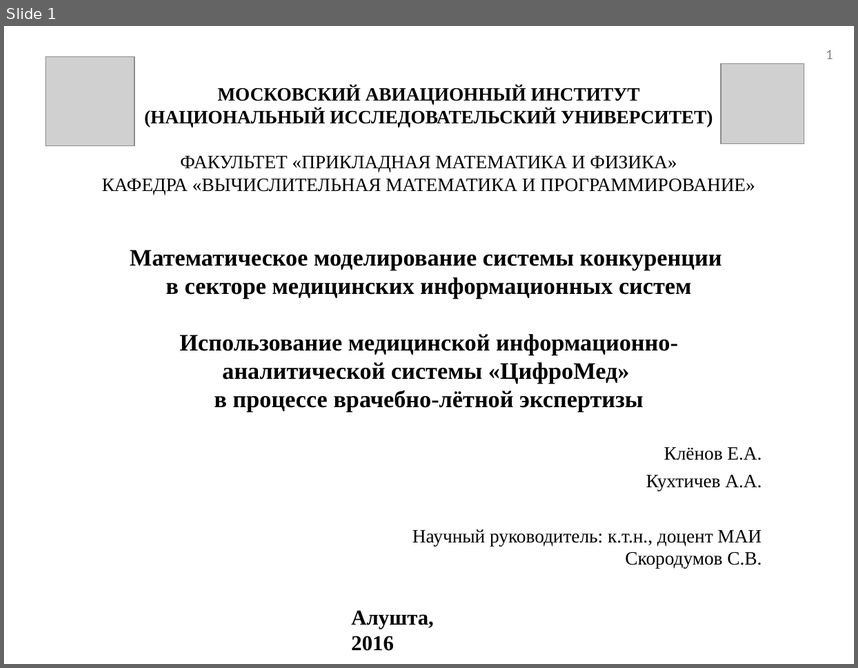
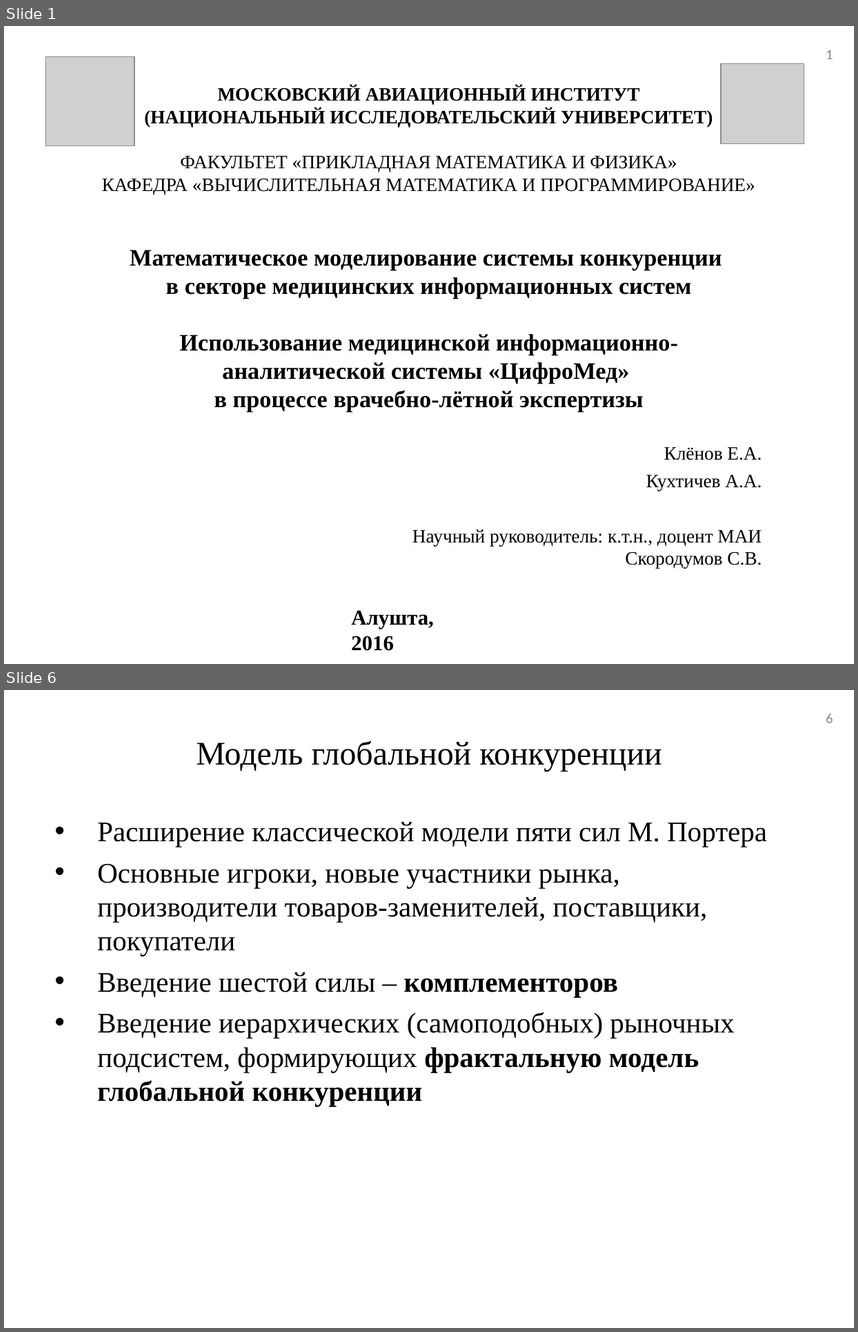
Before and after one commit to tehdoorsareopen/science, a slide deck: _Аспирантура/_Статьи/Алушта16/Алушта16.ppt. Shown one above the other, each under a label of ours: slide 1 before the commit, slides 1 and 6 after it; the slides between them are not shown. The pictures are 858x668 and 858x1332 pixels, drawn with LibreOffice and Linux fonts; fonts in the diff are those of the drawing; grey boxes stand for pictures. Boxes give left, top, right and bottom in pixels: in the first picture for what was removed or moved away, otherwise in the second. Text is boxed around its words. In the diff, an @@ line names an element or a change of style, - is before the commit and + after.

```diff
--- a/_Аспирантура/_Статьи/Алушта16/Алушта16.ppt
+++ b/_Аспирантура/_Статьи/Алушта16/Алушта16.ppt
@@ slide 6 added at [4, 690, 854, 1328], background #FFFFFF @@
@@ page number added at [826, 713, 833, 723], 12 pt, text #898989 @@
+6
@@ title added at [196, 740, 662, 771], 28 pt, text #000000 @@
+Модель глобальной конкуренции
@@ text added at [97, 822, 767, 1106], 24 pt, text #000000 @@
+• Расширение классической модели пяти сил М. Портера
+• Основные игроки, новые участники рынка, производители товаров-заменителей, поставщики, покупатели
+• Введение шестой силы – комплементоров
+• Введение иерархических (самоподобных) рыночных подсистем, формирующих фрактальную модель глобальной конкуренции
```
Also in this commit, not shown: 1 slide changed, 13 other slides added, 10 slides removed, 10 other files.
